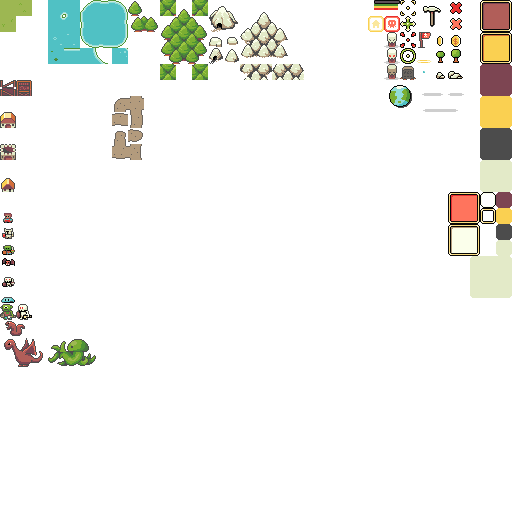
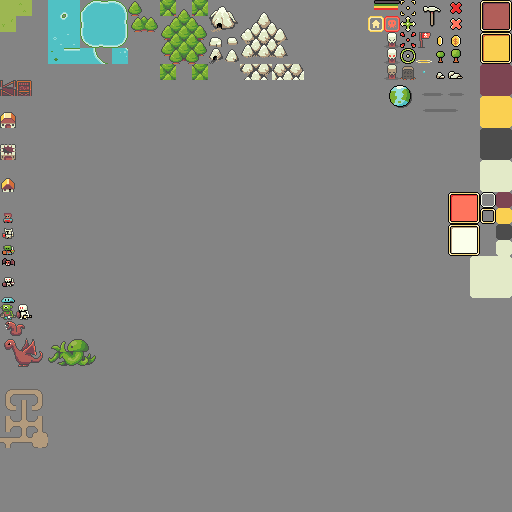
Comparing the layer stacks of the two 512px x 512px images. Changes:
hid "roads" (1st of 2, in "tiles"), moved it above "roads", painted on it over [5, 96, 144, 445]
added layer "roads" (2nd of 2, in "tiles") in group "tiles" over [0, 389, 48, 448]
showed "bg" (2nd of 2) over [0, 0, 512, 512]
